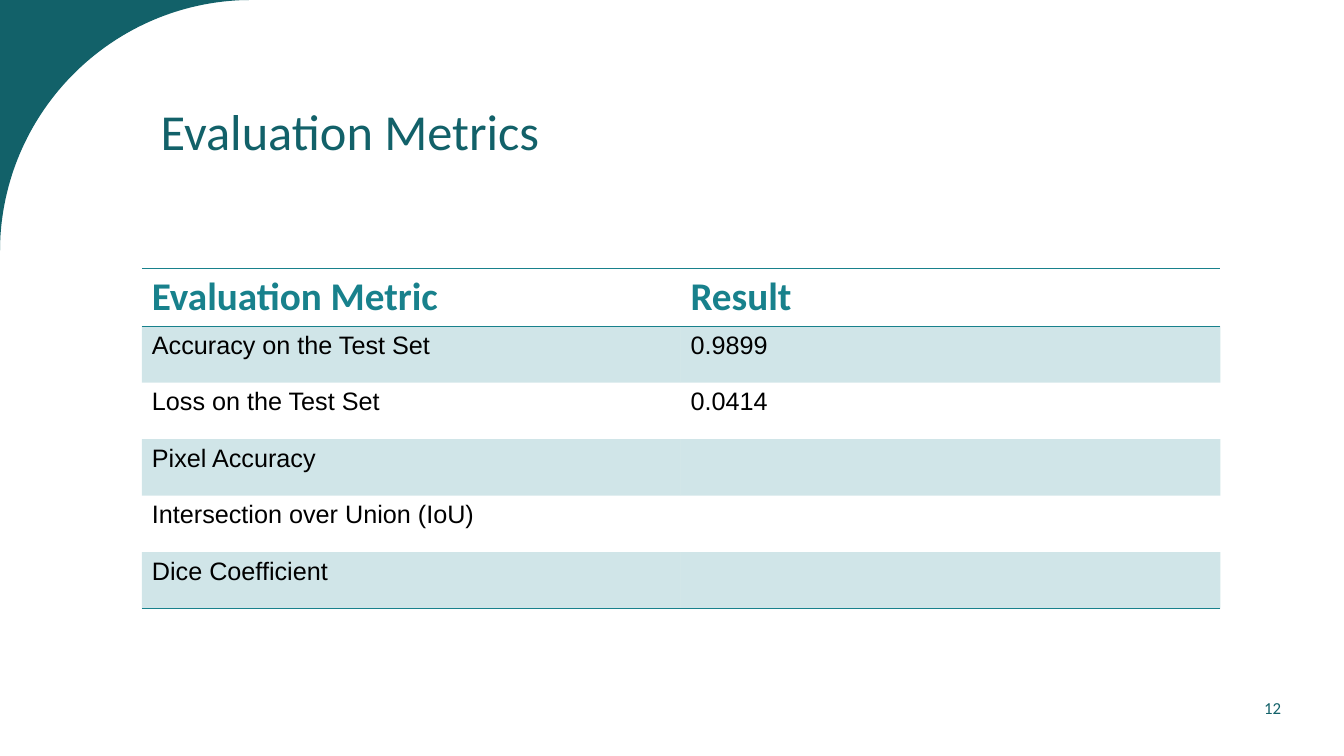
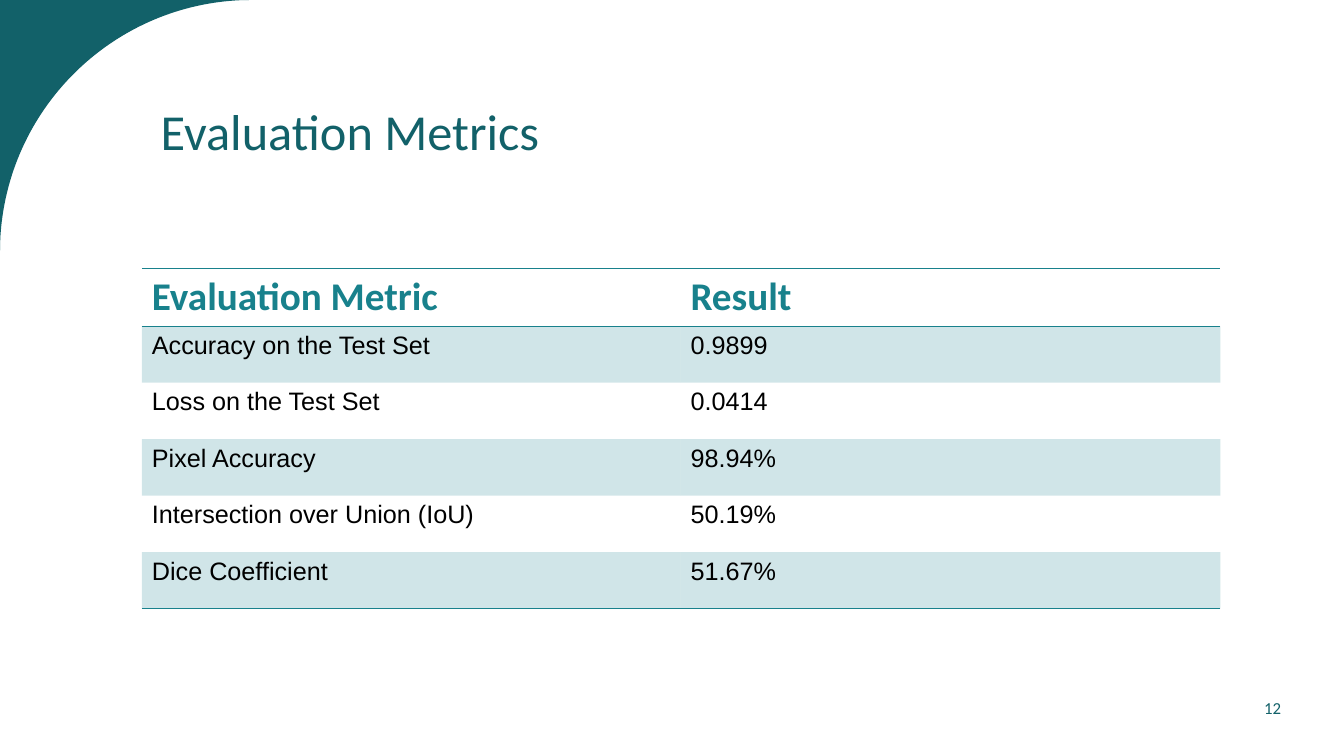
Before and after one commit to ionelaMuntian/Medical_Image_Segmentation, a slide deck: slide 12 of Presentation/Endoscope Semantic Segmentation.pptx. Drawn at 1344x756 pixels with LibreOffice and Linux fonts; fonts in the diff are those of the drawing. Boxes give left, top, right and bottom in pixels: in the first picture for what was removed or moved away, otherwise in the second. Text is boxed around its words. In the diff, an @@ line names an element or a change of style, - is before the commit and + after.

```diff
--- a/Presentation/Endoscope Semantic Segmentation.pptx
+++ b/Presentation/Endoscope Semantic Segmentation.pptx
@@ table at <box>142,268,1221,608</box> @@
-row 4, column 2: 
+row 4, column 2: 98.94%
-row 5, column 2: 
+row 5, column 2: 50.19%
-row 6, column 2: 
+row 6, column 2: 51.67%
```
Also in this commit, not shown: 2 other files.
